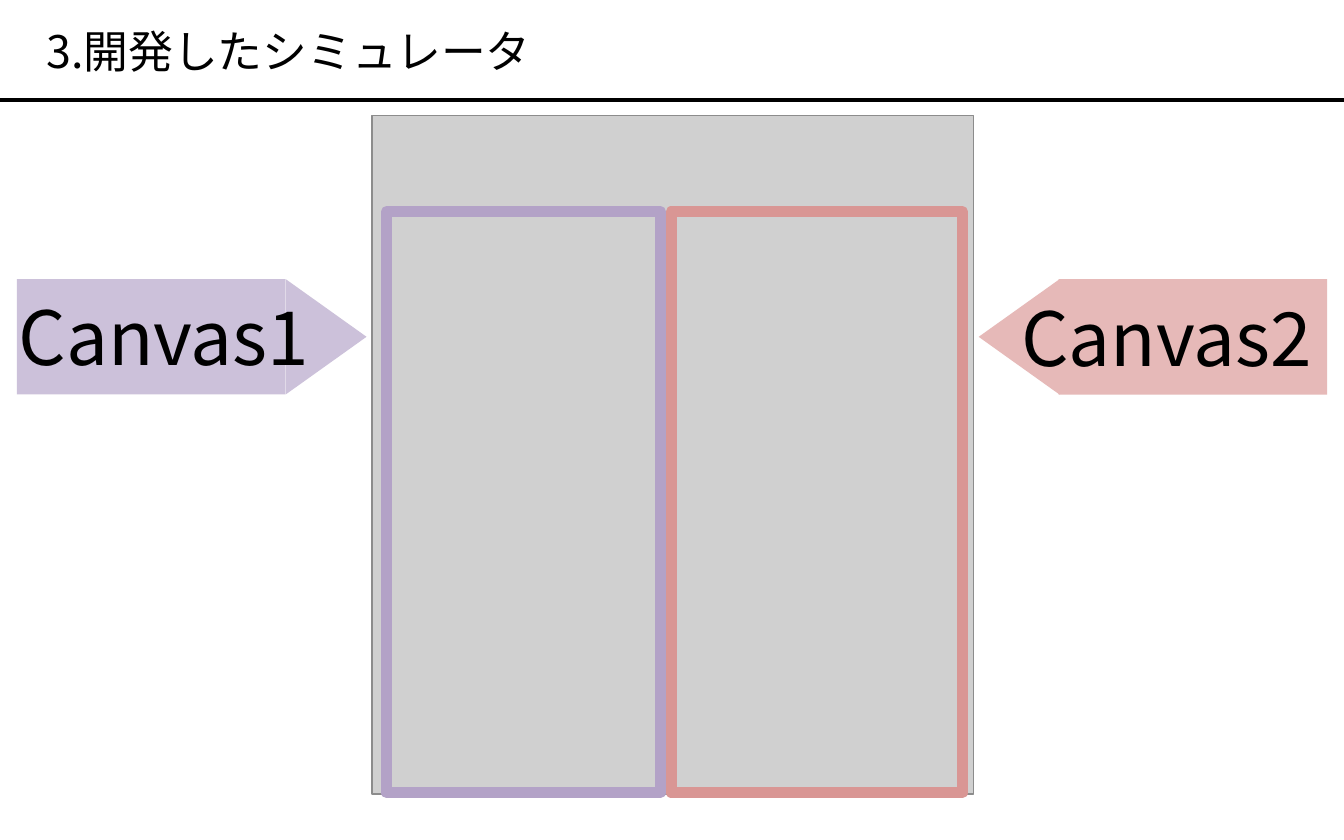
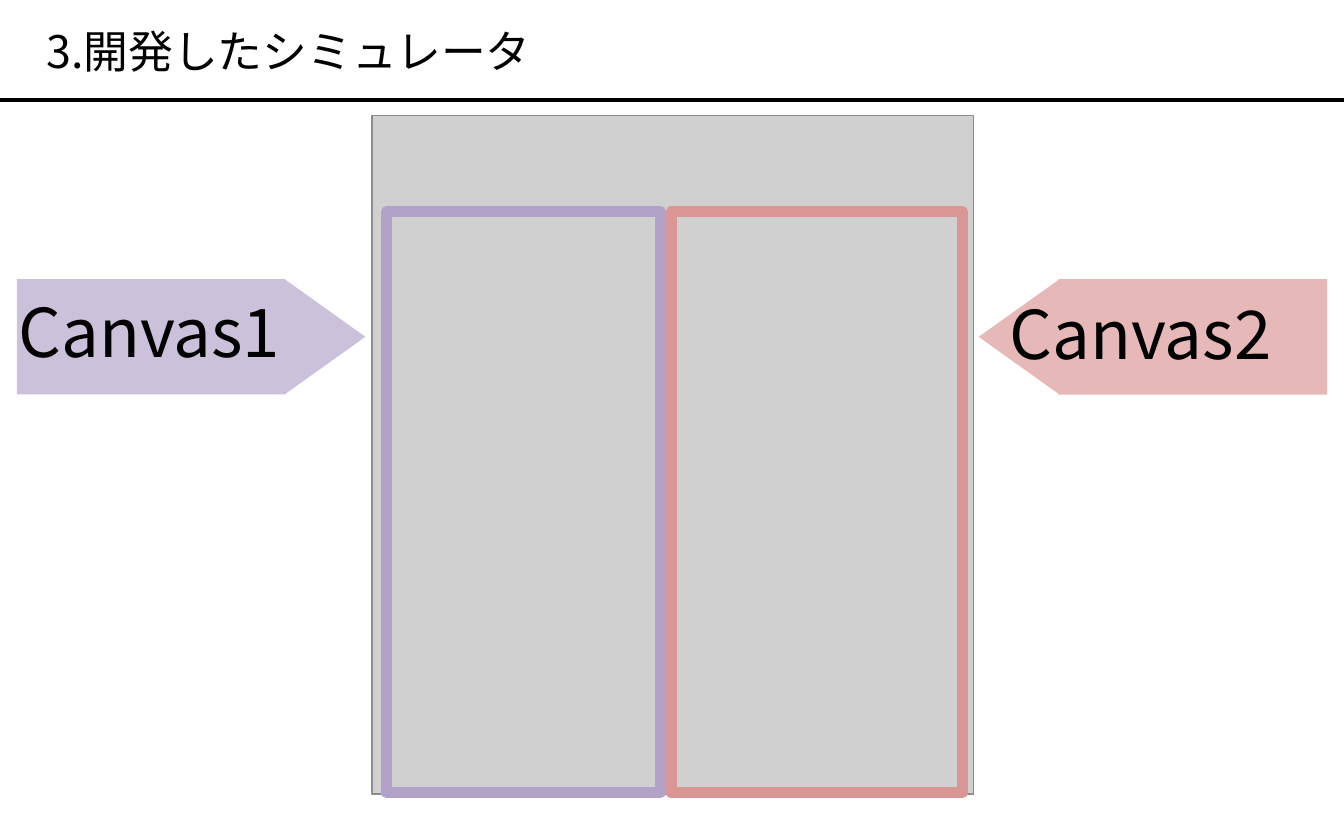
Before and after one commit to okmtaoo/-, a slide deck: slide 5 of presentation/出す.pptx (slide 4 before the commit). Drawn at 1344x840 pixels with LibreOffice and Linux fonts; fonts in the diff are those of the drawing; grey boxes stand for pictures. Boxes give left, top, right and bottom in pixels: in the first picture for what was removed or moved away, otherwise in the second. Text is boxed around its words. In the diff, an @@ line names an element or a change of style, - is before the commit and + after.

```diff
--- a/presentation/出す.pptx
+++ b/presentation/出す.pptx
@@ text "Canvas1" at (x1=19, y1=307, x2=281, y2=358): size 40 to 36 pt @@
@@ text "Canvas2" moved from (x1=1021, y1=290, x2=1312, y2=385) to (x1=1010, y1=291, x2=1272, y2=376) @@
@@ text "Canvas2" at (x1=1010, y1=291, x2=1272, y2=376): size 40 to 36 pt @@
```
Also in this commit, not shown: 6 other slides changed, 2 slides added, 1 other file.
